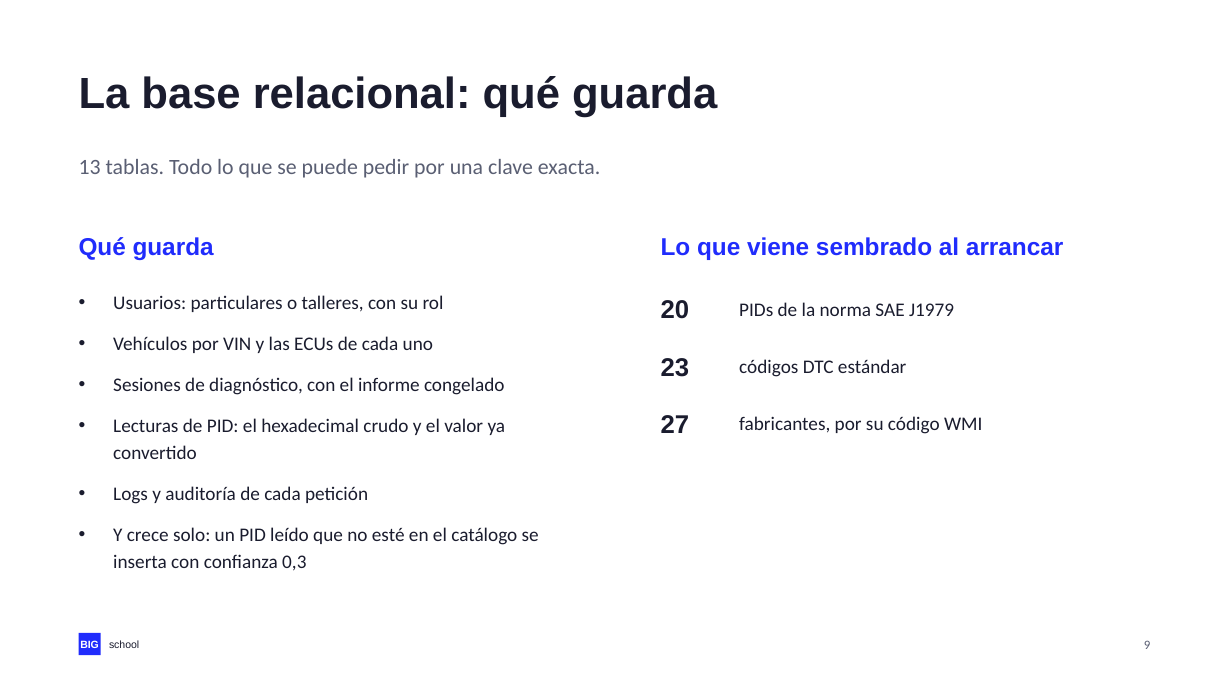
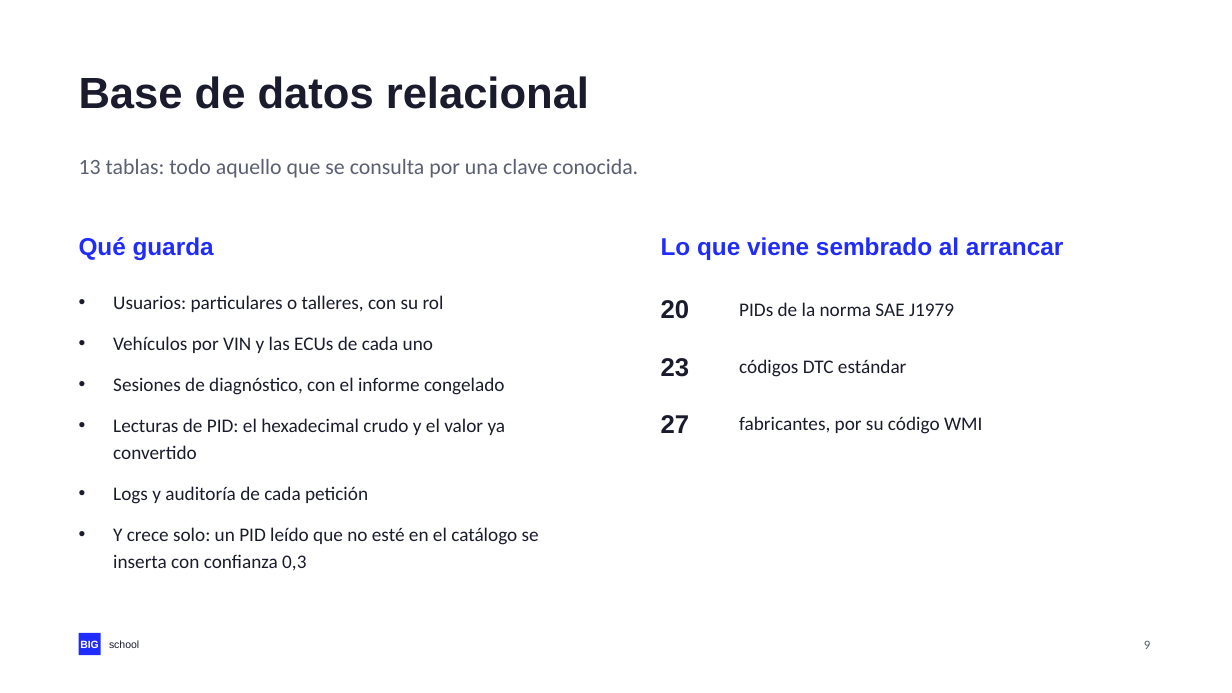
Before and after one commit to NovilloQuinta/intelligent-automotive-diagnostics, a slide deck: slide 9 of docs/presentacion/tfm-intelligent-automotive-diagnostics.pptx. Drawn at 1232x693 pixels with LibreOffice and Linux fonts; fonts in the diff are those of the drawing. Boxes give left, top, right and bottom in pixels: in the first picture for what was removed or moved away, otherwise in the second. Text is boxed around its words. In the diff, an @@ line names an element or a change of style, - is before the commit and + after.

```diff
--- a/docs/presentacion/tfm-intelligent-automotive-diagnostics.pptx
+++ b/docs/presentacion/tfm-intelligent-automotive-diagnostics.pptx
@@ text at (79, 76, 589, 109): text changed @@
-La base relacional: qué guarda
+Base de datos relacional
@@ text at (79, 159, 638, 178): text changed @@
-13 tablas. Todo lo que se puede pedir por una clave exacta.
+13 tablas: todo aquello que se consulta por una clave conocida.
```
Also in this commit, not shown: 14 other slides changed, 3 other files.
